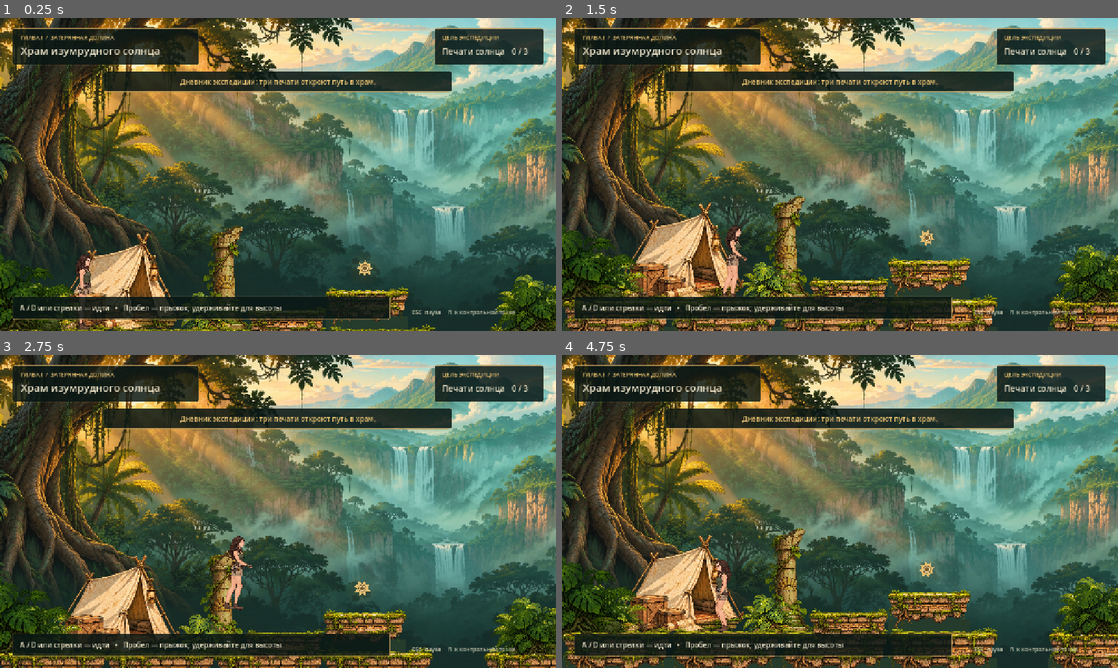
Above: before the commit, frames 1-4 (two rows, left to right).
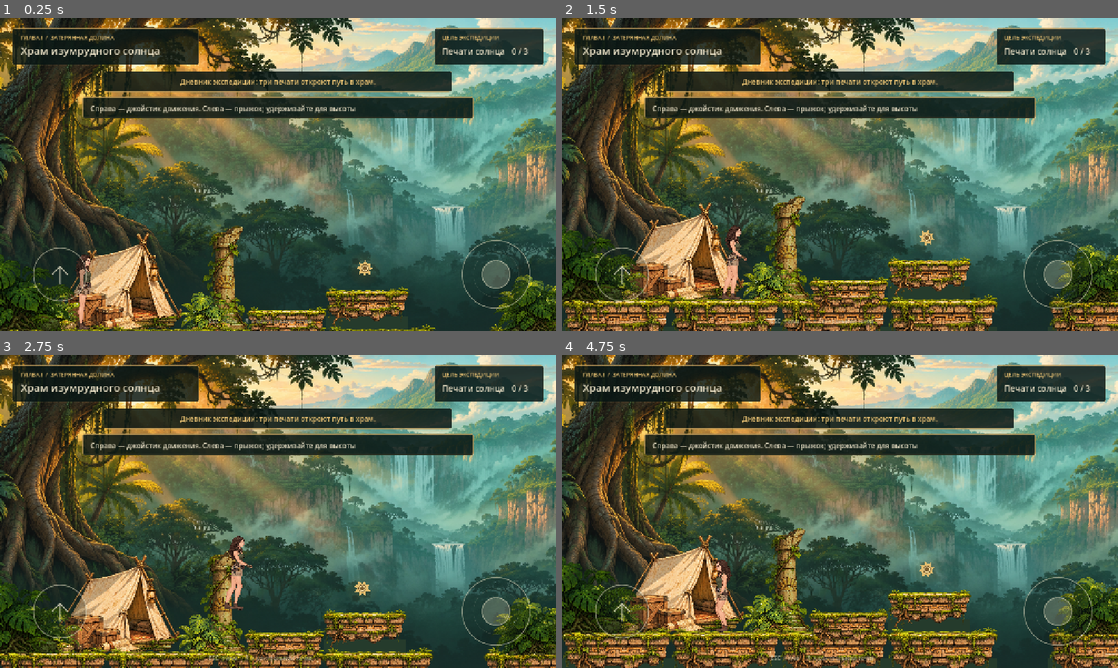
Above: after the commit, the same moments.

Repository: kurbanovaanna12-jpg/JuAnnji
Game: Godot game, scene res://level_01.tscn
Same seed, same stepped clock (60 frames per second), same inputs: the game is played once before the commit and once after it.
Inputs (mouse positions are in pixels of both pictures, inside the frame that each line leads up to):
- Up to frame 1 (0.25 s): no input
- Up to frame 2 (1.5 s): tap Enter (ui_accept) at 0.5 s; move the mouse to (962, 158) at 0.52 s; hold D (move_right) 0.53-1.25 s; hold Space (jump) 0.53-1.25 s; click (962, 158) at 0.67 s; drag from (728, 190) to (812, 237) at 1.27 s
- Up to frame 3 (2.75 s): move the mouse to (333, 442) at 2.02 s; hold D (move_right) from 2.03 s (still down); hold Space (jump) from 2.03 s (still down); click (333, 442) at 2.17 s
- Up to frame 4 (4.75 s): release D (move_right) at 2.75 s; release Space (jump) at 2.75 s; drag from (812, 574) to (673, 464) at 2.77 s; move the mouse to (1006, 558) at 3.52 s; hold A (move_left) 3.53-4.25 s; hold Space (jump) 3.53-4.25 s; click (1006, 558) at 3.67 s; drag from (673, 464) to (756, 433) at 4.27 s

The runs differ from the first frame. In frame 1, 9.6% of the frame differs, in the area x 2-96%, y 25-98%; in frame 2, 10%; in frame 3, 10%; in frame 4, 11%.

Commit message:
gamepad for phone

Diff:
--- a/level_01.gd
+++ b/level_01.gd
@@ -225,9 +225,9 @@
 	var journal := _panel(layer,Rect2(1000,24,252,84),Color(0.04,0.09,0.08,0.84))
 	_label(journal,"ЦЕЛЬ ЭКСПЕДИЦИИ",Vector2(18,12),13,GOLD)
 	count_label = _label(journal,"Печати солнца   0 / 3",Vector2(18,39),19)
-	var help := _panel(layer,Rect2(28,640,870,54),Color(0.04,0.09,0.08,0.86))
+	var help := _panel(layer,Rect2(190,182,900,48),Color(0.04,0.09,0.08,0.86))
 	hint_label = _label(help,"",Vector2(18,15),16)
-	_label(layer,"ESC  пауза     R  к контрольной точке",Vector2(948,668),13,Color(0.9,0.88,0.77,0.85))
+	_label(layer,"ESC  пауза     R  к контрольной точке",Vector2(480,688),13,Color(0.9,0.88,0.77,0.65))
 	notice_panel = _panel(layer,Rect2(240,122,800,48),Color(0.04,0.09,0.08,0.86))
 	notice_label = _label(notice_panel,"",Vector2(18,13),16,GOLD)
 	notice_label.size.x = 764
@@ -247,6 +247,11 @@
 	fade.color = Color(0.03,0.07,0.06,0)
 	fade.mouse_filter = Control.MOUSE_FILTER_IGNORE
 	layer.add_child(fade)
+	var controls := Control.new()
+	controls.name = "TouchControls"
+	controls.set_script(load("res://touch_controls.gd"))
+	controls.level = self
+	layer.add_child(controls)
 
 func _notify(text: String, duration: float = 3.0) -> void:
 	notice = text
@@ -266,15 +271,15 @@
 	notice_label.modulate.a = minf(1.0,notice_time)
 	count_label.text = "Печати солнца   %d / 3" % relics.count(true)
 	if actor.position.x < 550:
-		hint_label.text = "A / D или стрелки — идти   •   Пробел — прыжок; удерживайте для высоты"
+		hint_label.text = "Справа — джойстик движения. Слева — прыжок; удерживайте для высоты"
 	elif actor.position.x < 1720:
 		hint_label.text = "Соберите золотые печати на террасах. Короткое нажатие — короткий прыжок."
 	elif actor.position.x < 2300:
-		hint_label.text = "Прыгните к лиане  •  A / D — раскачаться  •  W / S — высота  •  Пробел — отпустить"
+		hint_label.text = "На лиане: джойстик — раскачивание и подъём; повторный прыжок — отпустить"
 	elif actor.position.x < 4400:
-		hint_label.text = "Поднимайтесь по каменным блокам. Удерживайте пробел для высокого прыжка."
+		hint_label.text = "Поднимайтесь по каменным блокам. Удерживайте кнопку прыжка для высоты."
 	elif actor.position.x < 5480:
-		hint_label.text = "Лиана ведёт наверх: W / ↑ — подниматься. Затем раскачайтесь вправо и отпустите пробел."
+		hint_label.text = "Лиана ведёт наверх: джойстик вверх — подъём; вправо — раскачивание."
 	else:
 		hint_label.text = "Войдите в храм." if gate_open else "Ворота откроются, когда вы соберёте все три печати."
 	if respawn_time > 0:
--- /dev/null
+++ b/touch_controls.gd
@@ -0,0 +1,137 @@
+extends Control
+## Two independent fingers: jump on the left, analog movement on the right.
+const DEAD_ZONE := 0.16
+const TRAVEL := 52.0
+var stick_center := Vector2.ZERO
+var jump_center := Vector2.ZERO
+var stick_offset := Vector2.ZERO
+var stick_finger := -1
+var jump_finger := -1
+var owned_actions: Dictionary = {}
+var level: Node
+
+func _ready() -> void:
+	process_mode = Node.PROCESS_MODE_ALWAYS
+	mouse_filter = Control.MOUSE_FILTER_IGNORE
+	set_anchors_and_offsets_preset(Control.PRESET_FULL_RECT)
+	get_viewport().size_changed.connect(_layout)
+	_layout()
+
+func _layout() -> void:
+	reset_input()
+	var bounds := get_viewport_rect()
+	if OS.has_feature("ios") or OS.has_feature("android"):
+		var safe := Rect2(DisplayServer.get_display_safe_area())
+		if safe.size.x > 0 and safe.size.y > 0:
+			var inverse := get_viewport().get_screen_transform().affine_inverse()
+			bounds = Rect2(inverse * safe.position, inverse.basis_xform(safe.size))
+	stick_center = Vector2(bounds.end.x - 138.0, bounds.end.y - 130.0)
+	jump_center = Vector2(bounds.position.x + 138.0, bounds.end.y - 130.0)
+	queue_redraw()
+
+func _process(_delta: float) -> void:
+	var enabled: bool = not get_tree().paused and (not is_instance_valid(level) or not level.completed)
+	if visible != enabled:
+		visible = enabled
+		reset_input()
+
+func _notification(what: int) -> void:
+	if what == NOTIFICATION_APPLICATION_FOCUS_OUT or what == NOTIFICATION_APPLICATION_PAUSED:
+		reset_input()
+
+func _exit_tree() -> void:
+	reset_input()
+
+func _input(event: InputEvent) -> void:
+	if not visible or get_tree().paused:
+		return
+	var handled := false
+	if event is InputEventScreenTouch:
+		if event.pressed and not event.canceled:
+			handled = _press(event.index, event.position)
+		else:
+			handled = _release(event.index)
+	elif event is InputEventScreenDrag:
+		handled = _drag(event.index, event.position)
+	elif event is InputEventMouseButton and event.button_index == MOUSE_BUTTON_LEFT and event.device != -1:
+		handled = _press(-2, event.position) if event.pressed else _release(-2)
+	elif event is InputEventMouseMotion and event.device != -1:
+		handled = _drag(-2, event.position)
+	if handled:
+		get_viewport().set_input_as_handled()
+
+func _press(finger: int, point: Vector2) -> bool:
+	if stick_finger == -1 and point.distance_to(stick_center) <= 92.0:
+		stick_finger = finger
+		_drag(finger, point)
+		return true
+	if jump_finger == -1 and point.distance_to(jump_center) <= 76.0:
+		jump_finger = finger
+		_action("jump", 1.0)
+		queue_redraw()
+		return true
+	return false
+
+func _drag(finger: int, point: Vector2) -> bool:
+	if finger == stick_finger and stick_finger != -1:
+		stick_offset = (point - stick_center).limit_length(TRAVEL)
+		var direction := stick_offset / TRAVEL
+		var x := _axis(direction.x)
+		var y := _axis(direction.y)
+		_action("move_left", maxf(-x, 0.0))
+		_action("move_right", maxf(x, 0.0))
+		_action("climb_up", maxf(-y, 0.0))
+		_action("climb_down", maxf(y, 0.0))
+		queue_redraw()
+		return true
+	return finger == jump_finger and jump_finger != -1
+
+func _axis(value: float) -> float:
+	return signf(value) * maxf(0.0, (absf(value) - DEAD_ZONE) / (1.0 - DEAD_ZONE))
+
+func _release(finger: int) -> bool:
+	var handled := false
+	if finger == stick_finger and stick_finger != -1:
+		stick_finger = -1
+		stick_offset = Vector2.ZERO
+		for action in ["move_left", "move_right", "climb_up", "climb_down"]:
+			_action(action, 0.0)
+		handled = true
+	if finger == jump_finger and jump_finger != -1:
+		jump_finger = -1
+		_action("jump", 0.0)
+		handled = true
+	queue_redraw()
+	return handled
+
+func _action(action: String, strength: float) -> void:
+	if strength > 0.0:
+		Input.action_press(action, strength)
+		owned_actions[action] = true
+	elif owned_actions.has(action):
+		Input.action_release(action)
+		owned_actions.erase(action)
+
+func reset_input() -> void:
+	for action in owned_actions:
+		Input.action_release(action)
+	owned_actions.clear()
+	stick_finger = -1
+	jump_finger = -1
+	stick_offset = Vector2.ZERO
+	queue_redraw()
+
+func _draw() -> void:
+	var rim := Color(0.96, 0.93, 0.81, 0.48)
+	var fill := Color(0.06, 0.11, 0.10, 0.25)
+	draw_circle(stick_center, 78.0, fill, true, -1.0, true)
+	draw_arc(stick_center, 78.0, 0, TAU, 96, rim, 2.0, true)
+	draw_arc(stick_center, 52.0, 0, TAU, 80, Color(0.96, 0.93, 0.81, 0.13), 1.0, true)
+	var knob := stick_center + stick_offset
+	draw_circle(knob, 32.0, Color(0.93, 0.91, 0.78, 0.38 if stick_finger != -1 else 0.24), true, -1.0, true)
+	draw_arc(knob, 32.0, 0, TAU, 64, rim, 2.0, true)
+	draw_circle(jump_center, 61.0, Color(0.89, 0.79, 0.56, 0.35) if jump_finger != -1 else fill, true, -1.0, true)
+	draw_arc(jump_center, 61.0, 0, TAU, 80, rim, 2.0, true)
+	var arrow := PackedVector2Array([jump_center+Vector2(-18,0),jump_center+Vector2(0,-18),jump_center+Vector2(18,0)])
+	draw_polyline(arrow, Color(0.97,0.94,0.83,0.7), 3.0, true)
+	draw_line(jump_center+Vector2(0,-16),jump_center+Vector2(0,21),Color(0.97,0.94,0.83,0.7),3.0,true)
Not shown, added: touch_controls.gd.uid
